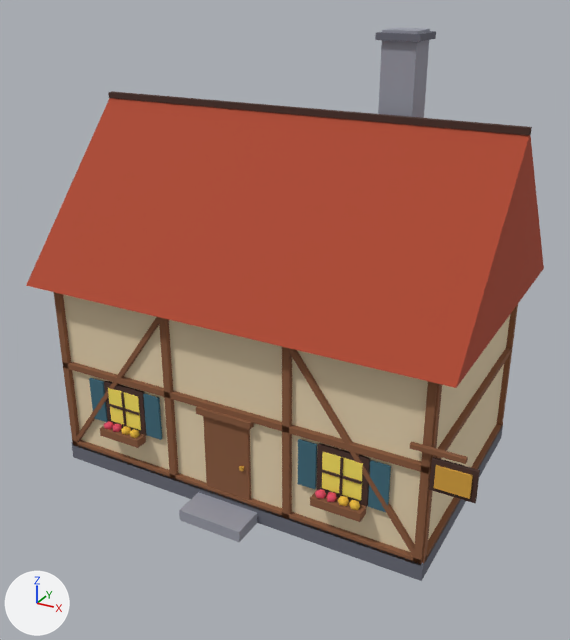
The glTF model client/assets/tavern.glb, before and after one commit.
Rendered twice from a 50 mm camera at (8.41, -15.66, 11.46) aimed at (0.17, -0.67, 3.96). Arrows for +X, +Y and +Z are at lower left; the lights stay in place. The picture after the commit comes second. Vertices at exactly the same position are counted once.

Names of what the first picture shows: 'footing'.
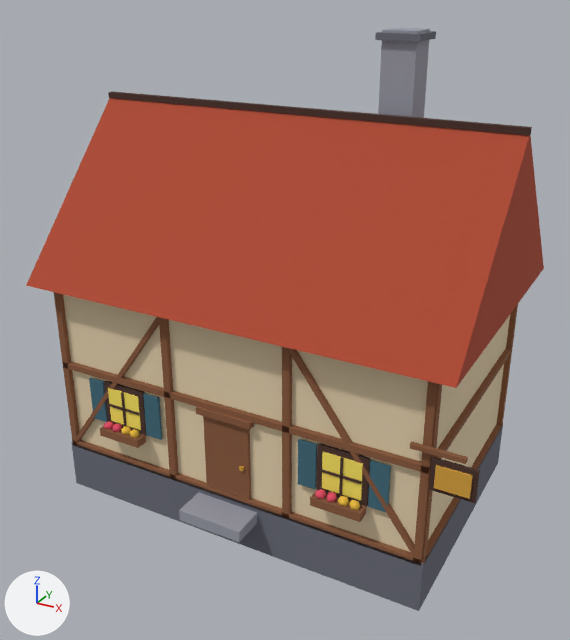
Where the newer file only moved an object's origin or applied its transform, the numbers keep the older frame.

Location of each change, [x1, y1, x2, y2] in pixels of the pictures (570 x 640 px; the box of a moved part takes in the faces that stretch with it):
'footing', reshaped: before [26, 28, 544, 581]; after [26, 28, 544, 611]
part 1 of me_footing, moved or reshaped: before [72, 426, 503, 581]; after [72, 426, 503, 611]

The edits, one by one:
me_footing is used by ob_footing; location (0.0, 0.0, 0.22).
Before the commit, vertices of me_footing: 0 (-4.72, -3.12, -0.22) at pixel (73, 457), 1 (4.72, -3.12, -0.22) at pixel (421, 581), 2 (-4.72, 3.12, -0.22), 3 (4.72, 3.12, -0.22) at pixel (501, 437).
me_footing had 518 vertices, 792 faces and spanned x -5.15..5.65, y -3.9..3.5, z -0.22..10.19.
me_footing now has 518 vertices, 792 faces and spans x -5.15..5.65, y -3.9..3.5, z -1.02..10.19.
Part 1, on me_footing:
Vertices 0 to 3 of me_footing move by (0.0, 0.0, -0.8).
